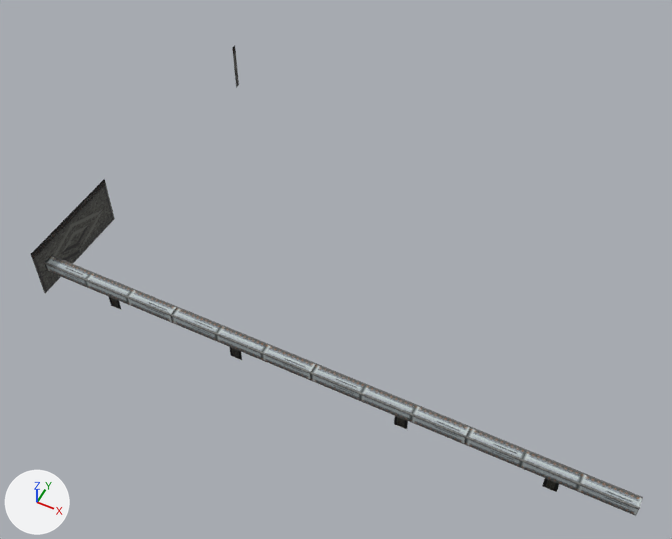
Two versions of the glTF model mppcdiscs/example-cpp/models/yard.glb, one commit apart.
Camera for both pictures: a 50 mm camera at (31.1, -28.4, 33.6) aimed at (17.9, -2.0, 0.7). Lighting does not change. The marker at lower left points along +X, +Y and +Z. The picture after the commit comes second. Vertices at exactly the same position are counted once.

In view in the first picture: 'yard'.
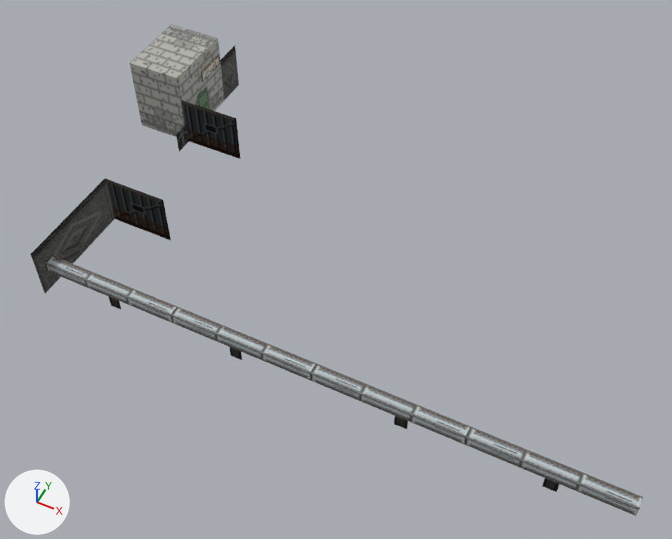
The change, as JSON lines over the scene's bpy script:
```json
{"op": "add", "block": "img_gate", "code": ["img_gate = load_image('gate', '_unpacked/gate', 128, 128, 'sRGB')"]}
{"op": "add", "block": "mat_gate", "code": ["mat_gate = principled_material('gate')", "mat_gate.texture = img_gate"]}
{"block": "me_yard", "where": "# used by ob_yard; location = (0.0, 0.0, 0.0)"}
{"block": "me_yard", "where": "# verts and faces of me_yard; kept vertices keep their numbers, new ones are numbered from 91"}
{"block": "me_yard", "where": "# before: 0 (6.0, -3.4, 0.0) at pixel (114, 218)"}
{"op": "remove", "block": "me_yard", "code": "me_yard.from_pydata(...)  # 91 vertices, 104 faces; spans x 6.0..33.8, y -9.0..9.0, z 0.0..2.8"}
{"op": "add", "block": "me_yard", "code": "me_yard.from_pydata(...)  # 124 vertices, 140 faces; spans x 3.0..33.8, y -9.0..9.0, z 0.0..4.2"}
{"block": "me_yard", "change": "me_yard part 1"}
{"op": "add", "block": "me_yard", "code": "verts[114] = (9.4, -3.4, 0.0)  # pixel (170, 240)"}
{"op": "add", "block": "me_yard", "code": "verts[115] = (6.0, -3.4, 2.8)  # pixel (104, 178)"}
{"op": "add", "block": "me_yard", "code": "verts[116] = (9.4, -3.4, 2.8)  # pixel (163, 199)"}
{"op": "add", "block": "me_yard", "code": "faces += [(0, 114, 116), (0, 116, 115), (114, 115, 116), (0, 115, 114)]  # mat_gate (picture img_gate)"}
{"block": "me_yard", "change": "me_yard part 2"}
{"block": "me_yard", "change": "1 vertex is removed from x 6.0, y 8.7, z 0.0"}
{"block": "me_yard", "change": "3 faces are deleted"}
{"block": "me_yard", "change": "2 vertices move from x 6.0, y 8.7, z 2.4..2.8 to x 6.0, y 7.4, z 2.4..2.8"}
{"block": "me_yard", "change": "25 vertices are added at x 3.0..9.4, y 2.4..7.4, z 0.0..4.2"}
{"block": "me_yard", "change": "6 new vertices lie (3.0, 0.0, 0.0) away from vertices in x 3.0, y 3.4..7.4, z 0.0..4.2"}
{"block": "me_yard", "change": "3 new faces join them, mat_yard (picture img_street_props)"}
{"block": "me_yard", "change": "32 new faces join them, mat_gate (picture img_gate)"}
{"op": "add", "block": "me_yard", "code": "me_yard.materials.append(mat_gate)  # picture img_gate"}
```

Pixel boxes [x1, y1, x2, y2] of what changed, in the pictures (672 x 539 px):
```json
{"object": "yard", "change": "reshaped", "before": [31, 46, 643, 516], "after": [31, 24, 643, 516]}
{"part": 1, "of": "me_yard", "change": "added", "after": [105, 179, 171, 240]}
{"part": 2, "of": "me_yard", "change": "built on", "before": [232, 46, 239, 88], "after": [130, 24, 240, 159]}
```
